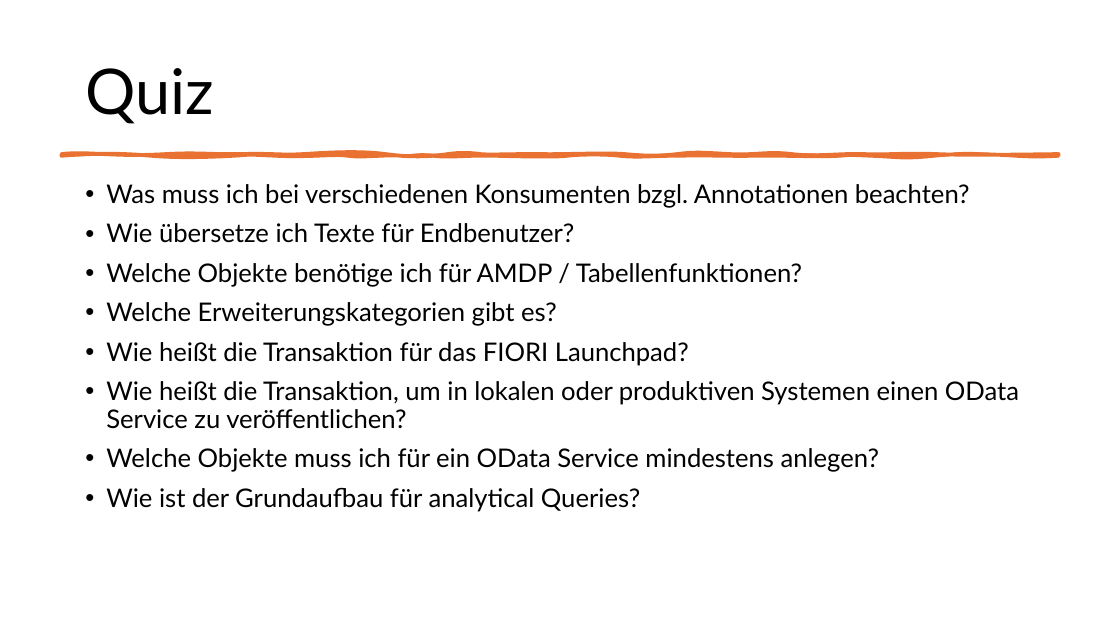
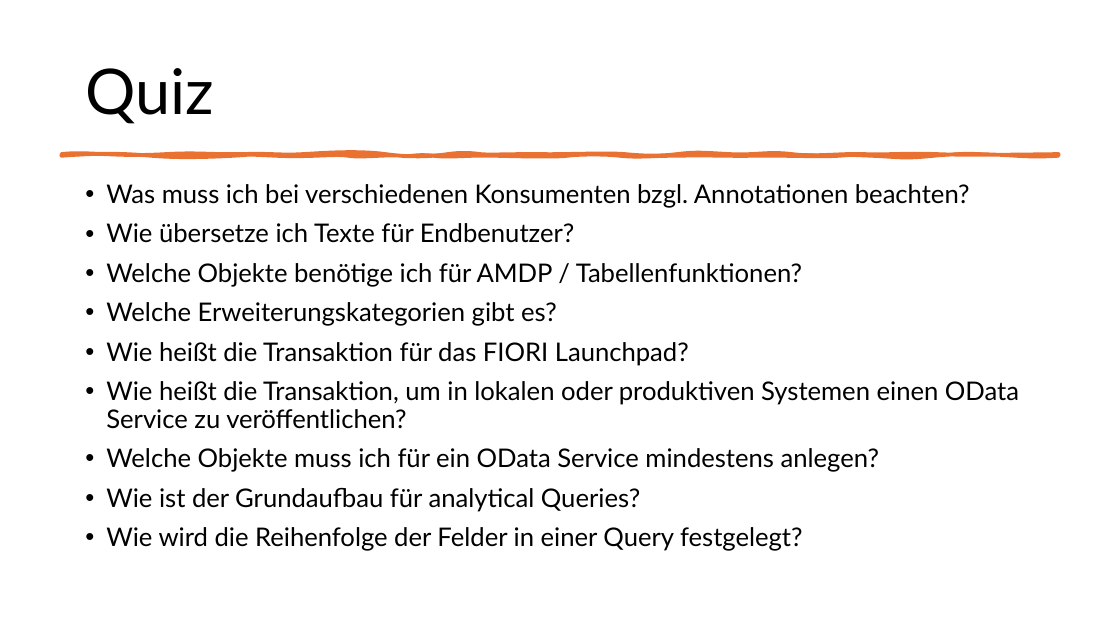
Before and after one commit to DevelopmentBvise/Schulung, a slide deck: slide 39 of CDS presentation/Tag2_Data Modeling with Core Data Services.pptx. Drawn at 1120x630 pixels with LibreOffice and Linux fonts; fonts in the diff are those of the drawing. Boxes give left, top, right and bottom in pixels: in the first picture for what was removed or moved away, otherwise in the second. Text is boxed around its words. In the diff, an @@ line names an element or a change of style, - is before the commit and + after.

```diff
--- a/CDS presentation/Tag2_Data Modeling with Core Data Services.pptx
+++ b/CDS presentation/Tag2_Data Modeling with Core Data Services.pptx
@@ text at (106, 527, 803, 551): paragraph added @@
+• Wie wird die Reihenfolge der Felder in einer Query festgelegt?
```
Also in this commit, not shown: 1 other file.
